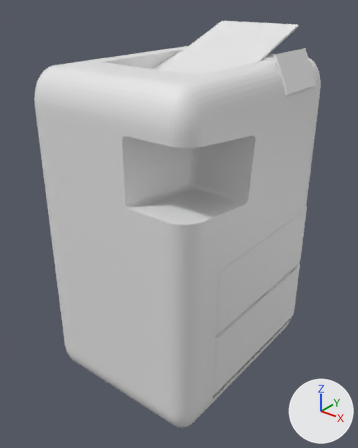
The FBX model Assets/Meshes/Printer.fbx as it was, and as the next commit left it.
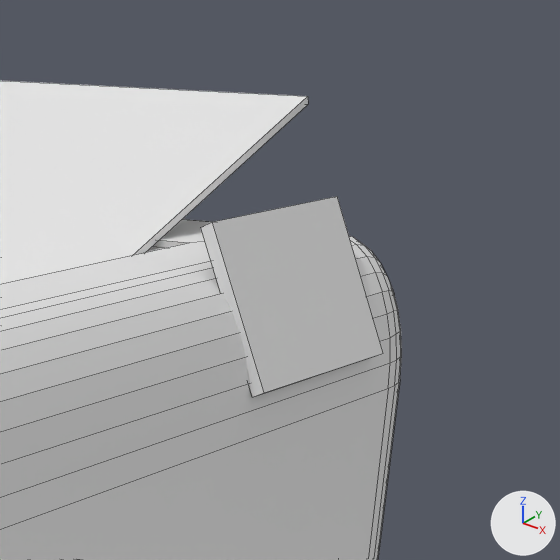
Each version is shown whole from a 50 mm lens placed at (1.666, -2.147, 2.273), pointed at (-0.014, -0.047, 0.97), then close up on the part from 63% to 100% of the width and 0% to 30% of the height. Arrows for +X, +Y and +Z are at lower right; the lights stay in place. The first two pictures are the older version. The close-ups show mesh edges as thin lines. Vertices at exactly the same position are counted once.

Names of what the first close-up shows: 'Printer', 'Screen'.
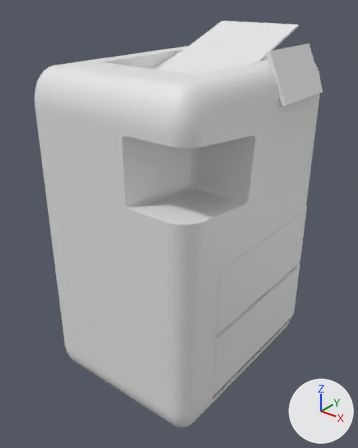
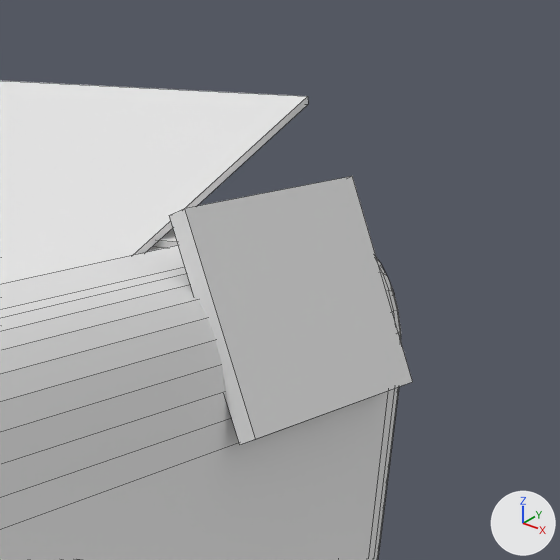
The newer file is also rescaled (x0.752) as a whole; pictures and numbers use the older file's frame.

What differs and where, as boxes (x1, y1, x2, y2) in the close-ups (560 x 560 px):
```json
{"object": "Screen", "change": "moved, rescaled", "before": [201, 196, 383, 397], "after": [169, 176, 413, 445], "on screen": "34% wider, 34% taller"}
```

Scene script edits in JSON lines:
```json
{"block": "me_cube_009", "where": "# used by ob_screen; location = (0.0, 0.0, 0.0)"}
{"op": "remove", "block": "me_cube_009", "code": "me_cube_009.from_pydata(...)  # 8 vertices, 6 faces; spans x 0.427..0.528, y 0.144..0.467, z 1.769..1.96"}
{"op": "add", "block": "me_cube_009", "code": "me_cube_009.from_pydata(...)  # 8 vertices, 6 faces; spans x 0.417..0.551, y 0.086..0.516, z 1.726..1.98"}
{"block": "me_cube_009", "change": "me_cube_009 part 1: the whole mesh is scaled about its middle by 1.33, then moved by (0.007, -0.005, -0.012)"}
```
